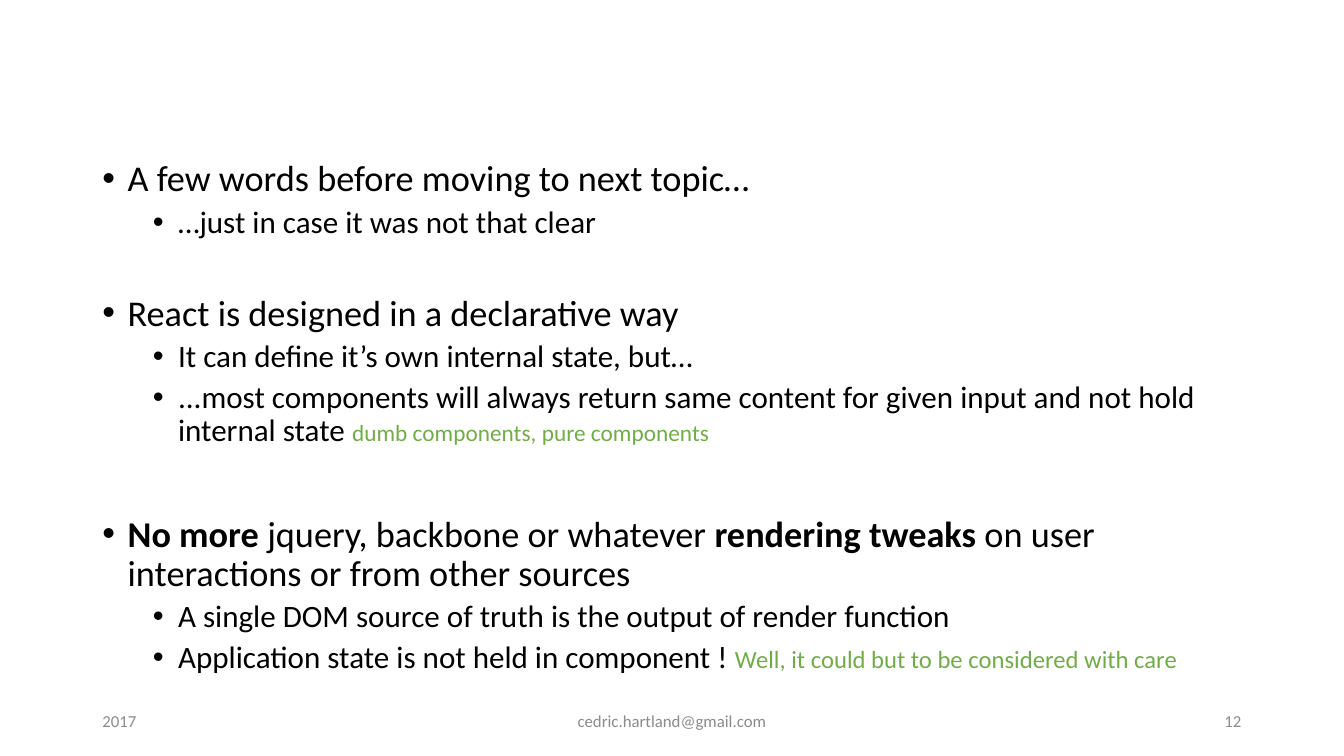
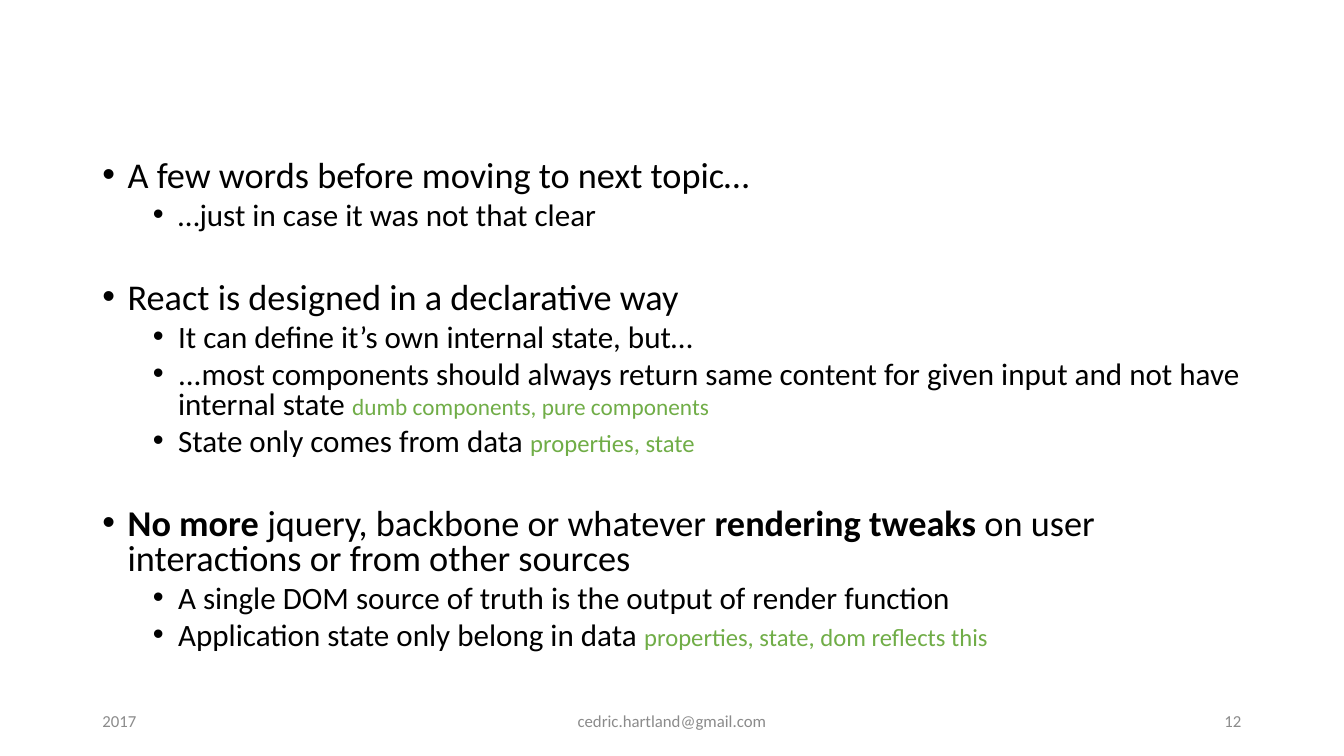
Before and after one commit to gigacool/react-redux-presentation, a slide deck: slide 12 of docs/React & Redux.pptx. Drawn at 1344x756 pixels with LibreOffice and Linux fonts; fonts in the diff are those of the drawing; background and template pictures are left out. Boxes give left, top, right and bottom in pixels: in the first picture for what was removed or moved away, otherwise in the second. Text is boxed around its words. In the diff, an @@ line names an element or a change of style, - is before the commit and + after.

Commit message:
minor react updates, redux workflow, reducers combination and normalization

```diff
--- a/docs/React & Redux.pptx
+++ b/docs/React & Redux.pptx
@@ text at [128,162,1095,615]: line spacing 0.9 to 0.8 @@
@@ text at [178,363,1239,457]: text changed @@
-  • ...most components will always return same content for given input and not hold internal state dumb components, pure components
+  • ...most components should always return same content for given input and not have internal state dumb components, pure components
+  • State only comes from data properties, state
@@ text at [178,624,988,652]: text changed @@
-  • Application state is not held in component ! Well, it could but to be considered with care
+  • Application state only belong in data properties, state, dom reflects this
```
Also in this commit, not shown: 6 other slides changed, 4 slides added.
